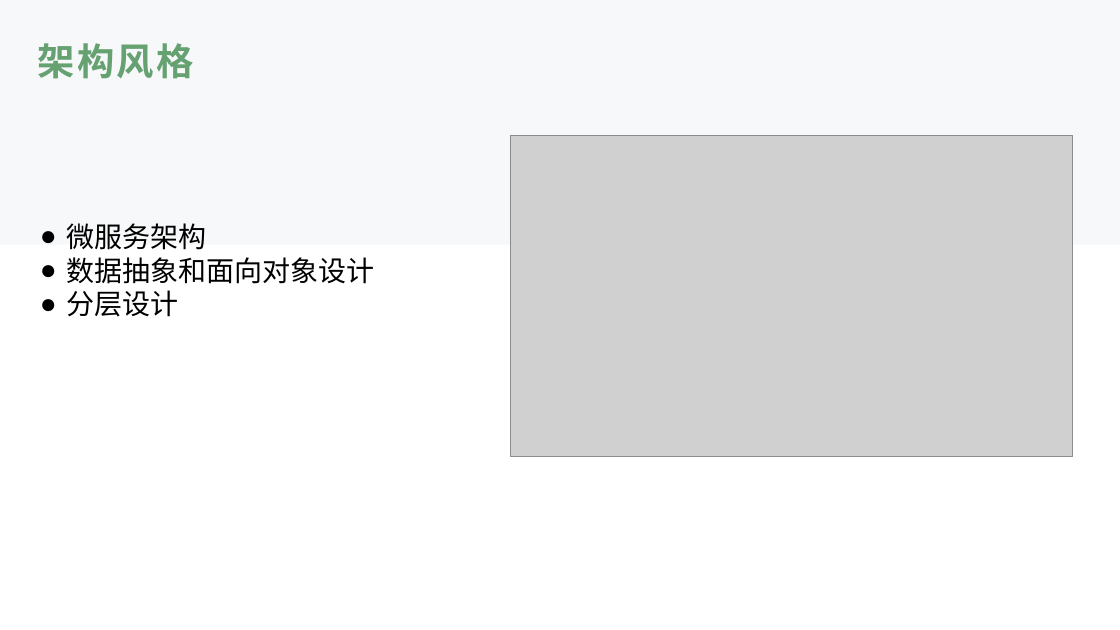
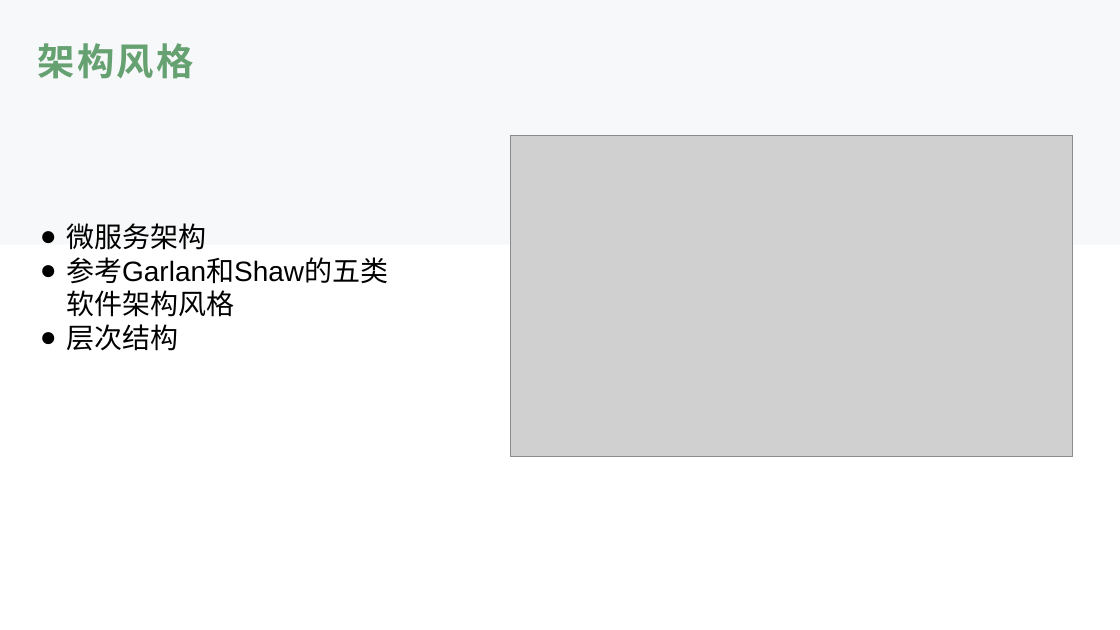
Before and after one commit to TangciuYueng/SAD, a slide deck: slide 7 of HWpre-Final.pptx (slide 5 before the commit). Drawn at 1120x630 pixels with LibreOffice and Linux fonts; fonts in the diff are those of the drawing; grey boxes stand for pictures; background and template pictures are left out. Boxes give left, top, right and bottom in pixels: in the first picture for what was removed or moved away, otherwise in the second. Text is boxed around its words. In the diff, an @@ line names an element or a change of style, - is before the commit and + after.

```diff
--- a/HWpre-Final.pptx
+++ b/HWpre-Final.pptx
@@ text at [66, 257, 388, 351]: text changed @@
-● 数据抽象和面向对象设计
-● 分层设计
+● 参考Garlan和Shaw的五类软件架构风格
+● 层次结构
```
Also in this commit, not shown: 16 other slides changed, 3 slides added, 8 slides removed, 3 other files.
